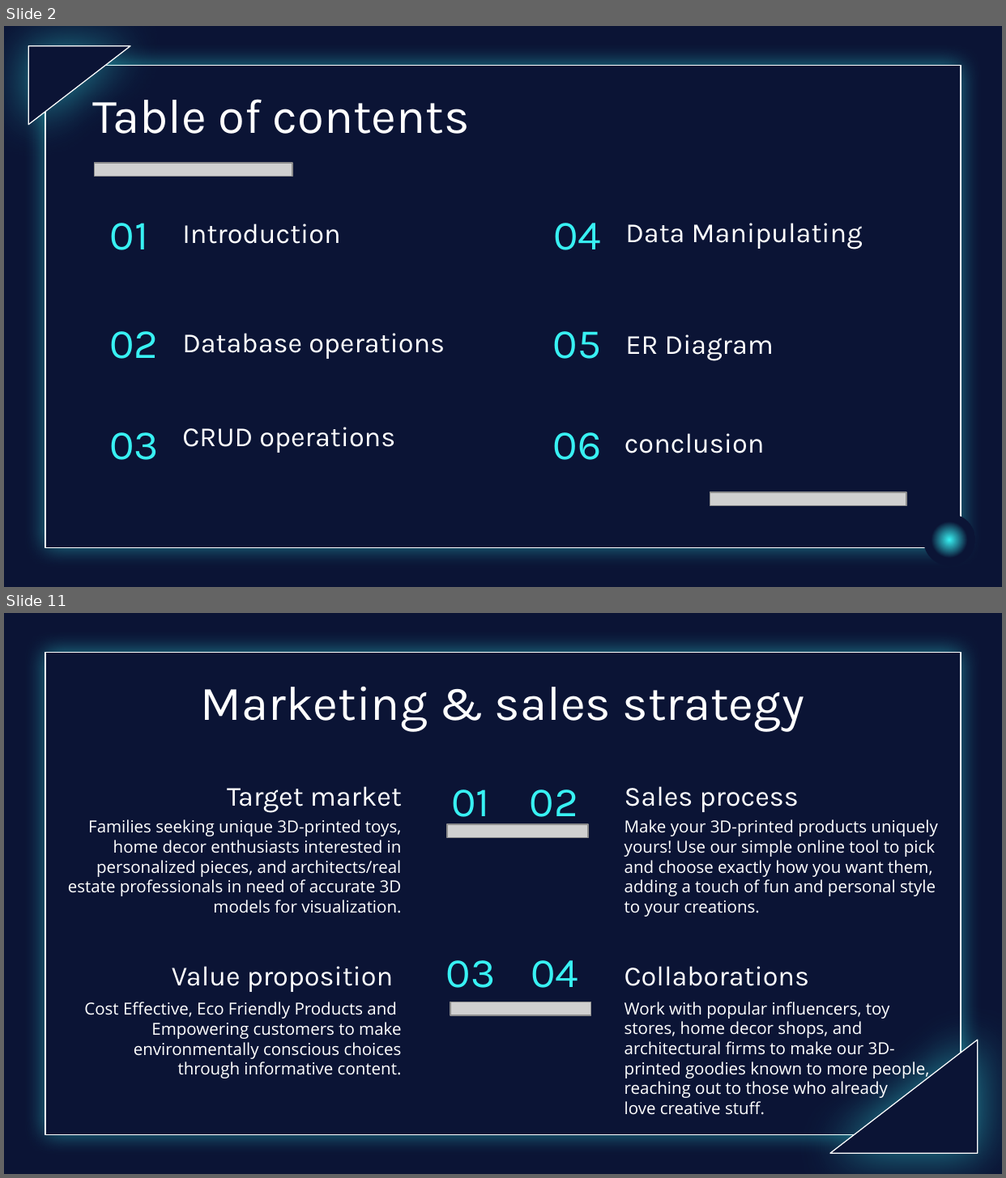
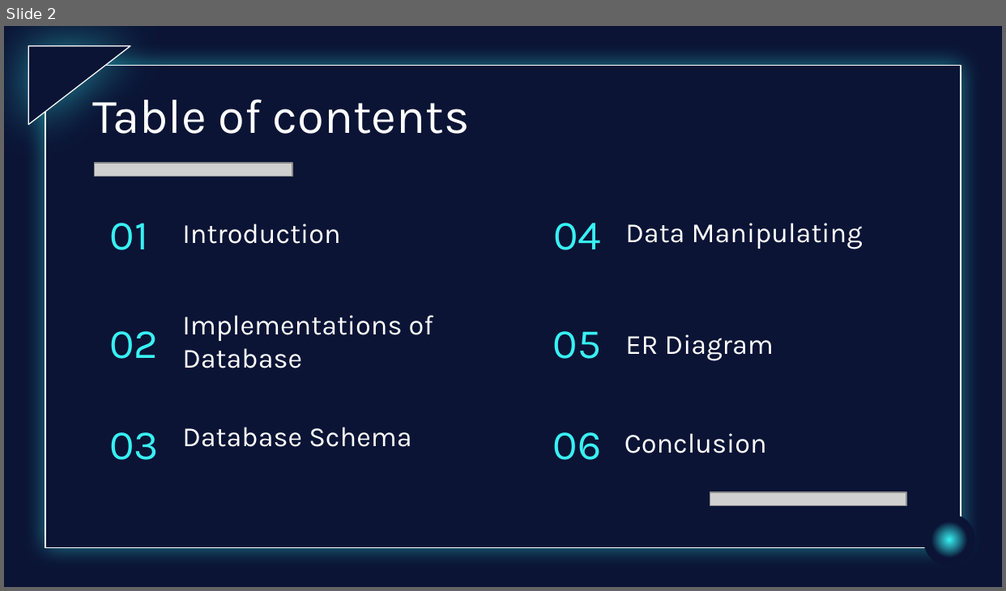
Before and after one commit to UbaidBinWaris/BSCS, a slide deck: BSCS 4B/DB lab/Project/DBMS lab presentation.pptx. Shown one above the other, each under a label of ours: slides 2 and 11 before the commit, slide 2 after it; the slides between them are not shown. The pictures are 1006x1178 and 1006x591 pixels, drawn with LibreOffice and Linux fonts; fonts in the diff are those of the drawing; grey boxes stand for pictures; background and template pictures are left out. Boxes give left, top, right and bottom in pixels: in the first picture for what was removed or moved away, otherwise in the second. Text is boxed around its words. In the diff, an @@ line names an element or a change of style, - is before the commit and + after.

```diff
--- a/BSCS 4B/DB lab/Project/DBMS lab presentation.pptx
+++ b/BSCS 4B/DB lab/Project/DBMS lab presentation.pptx
@@ slide 11 removed at [4, 613, 1002, 1174], background picture (left out); not listed: 1 template element that a slide beside it also shows @@
@@ title removed at [201, 686, 805, 731] @@
-Marketing & sales strategy
@@ subtitle removed at [227, 786, 402, 813] @@
-Target market
@@ text removed at [452, 790, 490, 827] @@
-01
@@ text removed at [530, 790, 578, 826] @@
-02
@@ subtitle removed at [624, 786, 799, 812] @@
-Sales process
@@ subtitle removed at [68, 820, 402, 914] @@
-Families seeking unique 3D-printed toys, home decor enthusiasts interested in personalized pieces, and architects/real estate professionals in need of accurate 3D models for visualization.
@@ picture removed at [447, 824, 588, 837] @@
@@ subtitle removed at [624, 820, 937, 897] @@
-Make your 3D-printed products uniquely yours! Use our simple online tool to pick and choose exactly how you want them, adding a touch of fun and personal style to your creations.
@@ subtitle removed at [172, 966, 393, 992] @@
-Value proposition
@@ text removed at [446, 960, 496, 988] @@
-03
@@ text removed at [530, 960, 578, 988] @@
-04
@@ subtitle removed at [624, 966, 809, 986] @@
-Collaborations
@@ subtitle removed at [84, 1002, 402, 1079] @@
-Cost Effective, Eco Friendly Products and
-Empowering customers to make environmentally conscious choices through informative content.
@@ picture removed at [450, 1002, 590, 1015] @@
@@ subtitle removed at [624, 1002, 930, 1115] @@
-Work with popular influencers, toy stores, home decor shops, and architectural firms to make our 3D-printed goodies known to more people, reaching out to those who already love creative stuff.
@@ right triangle removed at [830, 1040, 978, 1154] @@
@@ slide 2 changed as well @@
@@ subtitle at [182, 315, 433, 369]: text changed @@
-Database operations
+Implementations of Database
@@ subtitle at [182, 427, 411, 447]: text changed @@
-CRUD operations
+Database Schema
@@ subtitle at [624, 433, 767, 454]: text changed @@
-conclusion
+Conclusion
```
Also in this commit, not shown: 3 other slides changed, 12 slides added, 11 other slides removed, 3 other files.
